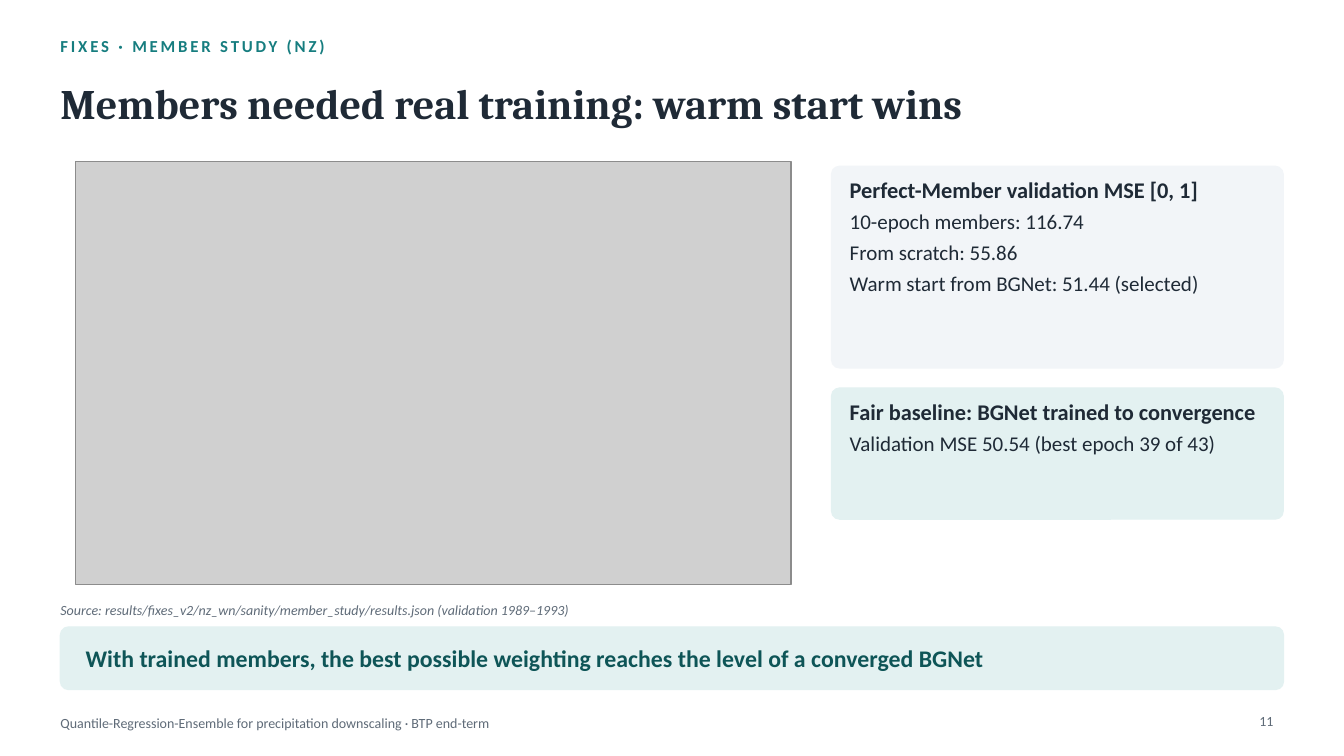
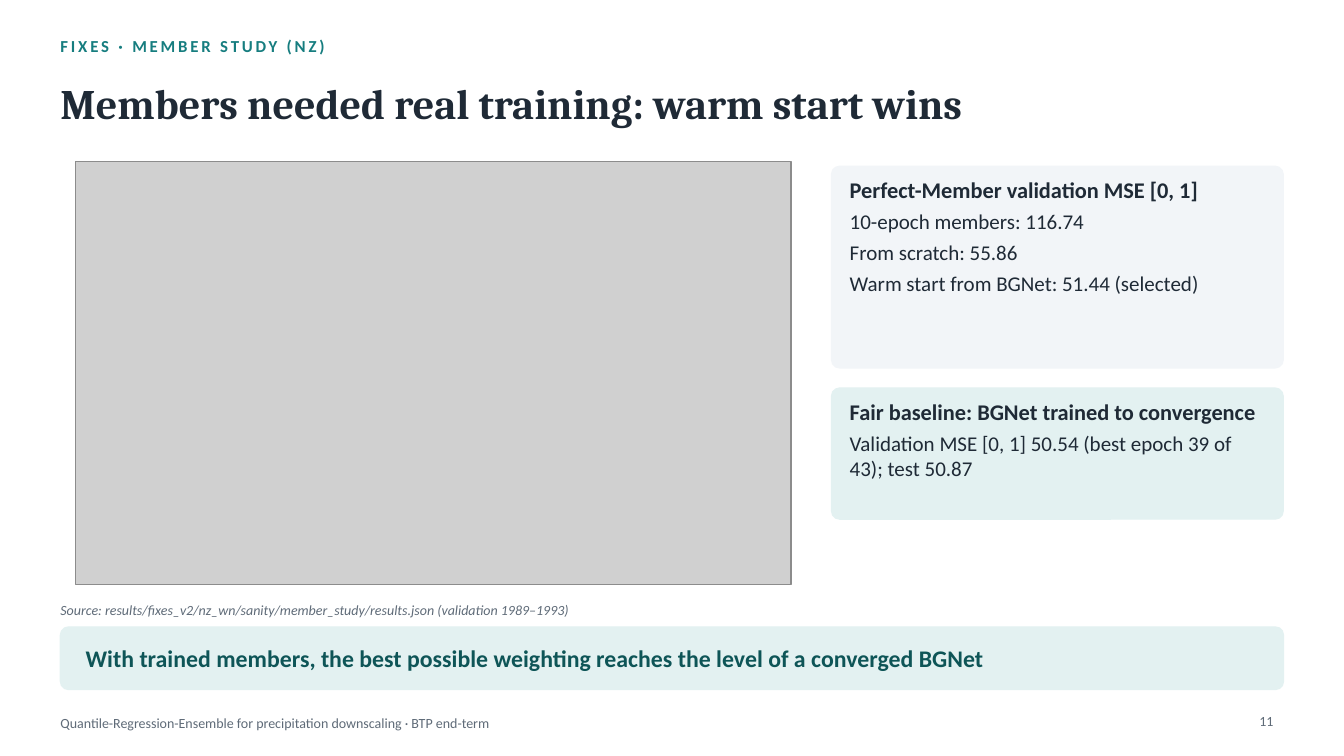
Before and after one commit to rajatjain3366/precipitation-downscaling, a slide deck: slide 11 of docs/presentation/BTP_endterm.pptx. Drawn at 1344x756 pixels with LibreOffice and Linux fonts; fonts in the diff are those of the drawing; grey boxes stand for pictures. Boxes give left, top, right and bottom in pixels: in the first picture for what was removed or moved away, otherwise in the second. Text is boxed around its words. In the diff, an @@ line names an element or a change of style, - is before the commit and + after.

```diff
--- a/docs/presentation/BTP_endterm.pptx
+++ b/docs/presentation/BTP_endterm.pptx
@@ text at [850,436,1231,479]: text changed @@
-Validation MSE 50.54 (best epoch 39 of 43)
+Validation MSE [0, 1] 50.54 (best epoch 39 of 43); test 50.87
```
Also in this commit, not shown: 13 other slides changed, 7 other files.
